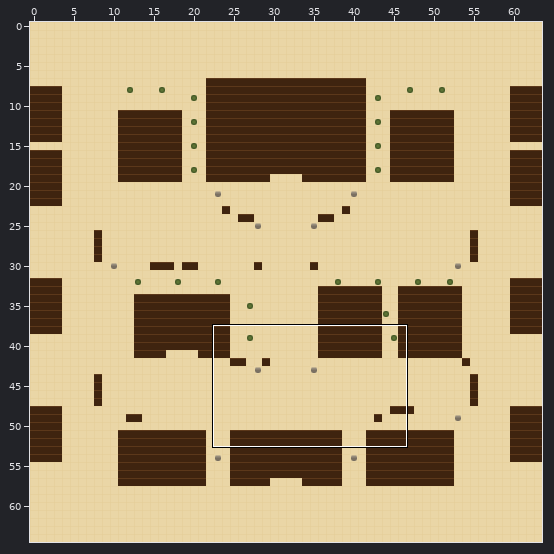
An edit to a level. Tiled map (JSON), maps/city.tmj. The picture above shows the old version from afar; the outline marks the close-up.
Close-up. Earlier state:
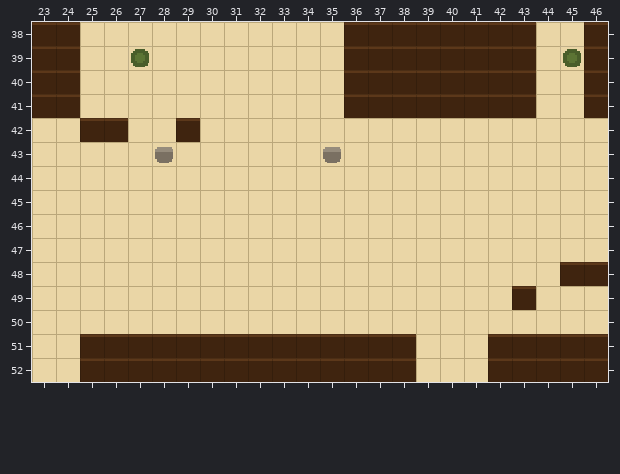
Cells are 16x16 px. Shown: x 23..46, y 38..52.
Now the later version:
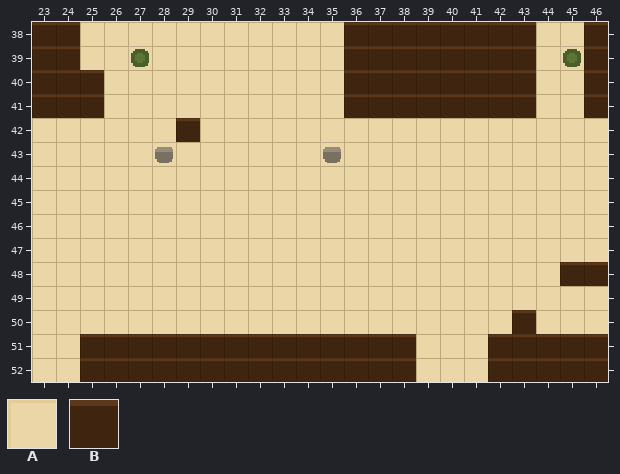
Key: from "draft": A 0, B 1.
_ is an empty cell.
The exact change:
Layer "ground":
The edit turns tile B into tile A in row 42 at x 25 to 26; in row 49 at x 43.
The edit turns tile A into tile B in rows 40 to 41 at x 25; in row 50 at x 43.
